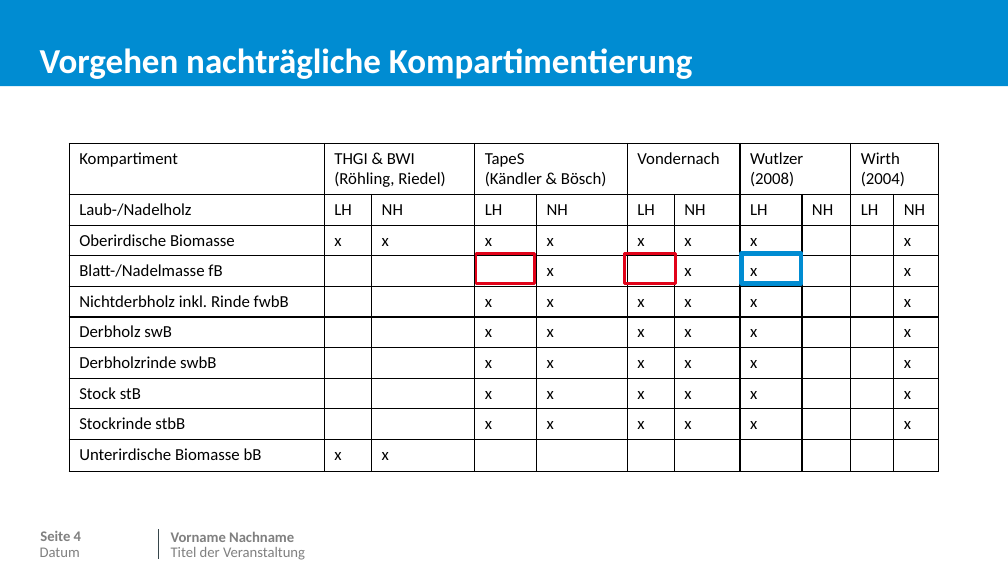
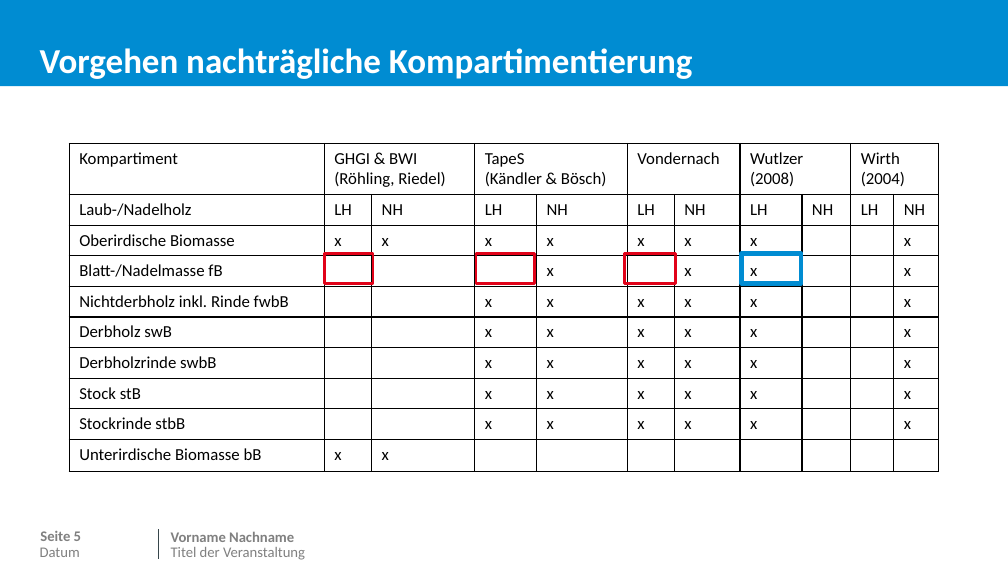
Before and after one commit to JetteGercken/TI_BZE_BE_analysis, a slide deck: slide 6 of info/biomasse_vergleich_MoMoK_BE.pptx (slide 5 before the commit). Drawn at 1008x567 pixels with LibreOffice and Linux fonts; fonts in the diff are those of the drawing; background and template pictures are left out. Boxes give left, top, right and bottom in pixels: in the first picture for what was removed or moved away, otherwise in the second. Text is boxed around its words. In the diff, an @@ line names an element or a change of style, - is before the commit and + after.

```diff
--- a/info/biomasse_vergleich_MoMoK_BE.pptx
+++ b/info/biomasse_vergleich_MoMoK_BE.pptx
@@ table at (70, 143, 939, 468) @@
-row 1, column 2: THGI & BWI (Röhling, Riedel)
+row 1, column 2: GHGI & BWI (Röhling, Riedel)
@@ rectangle added at (325, 253, 373, 283), outline #E10219 2 pt @@
@@ page number at (40, 531, 81, 541): text changed @@
-Seite 4
+Seite 5
```
Also in this commit, not shown: 4 other slides changed, 1 slide added, 1 other file.
